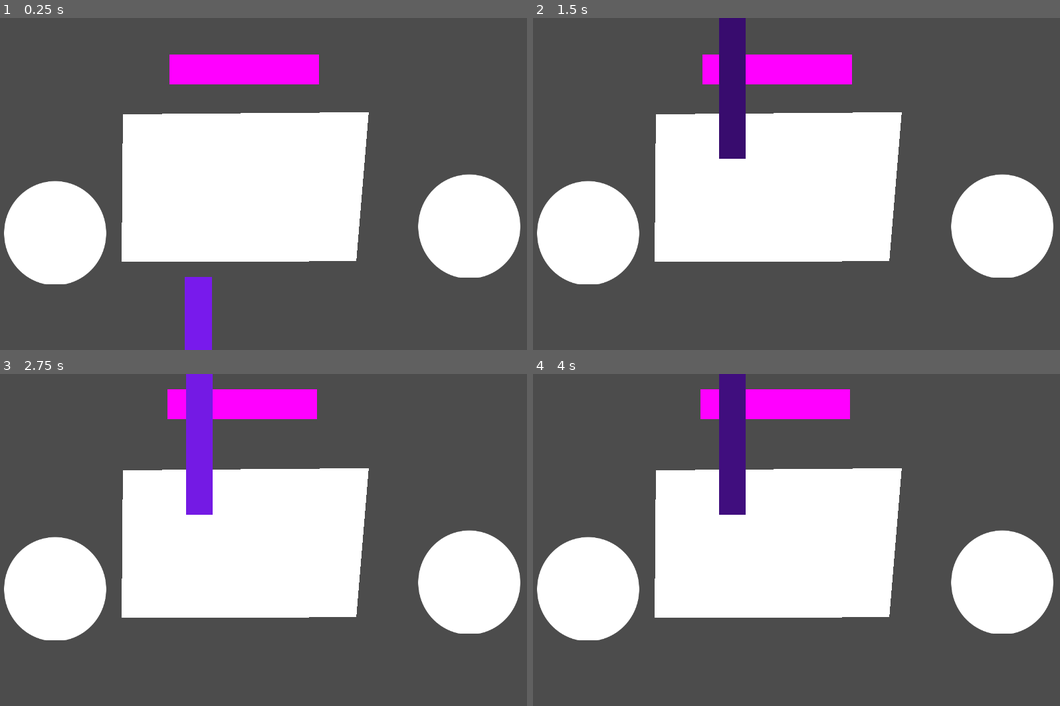
Above: before the commit, frames 1-4 (two rows, left to right).
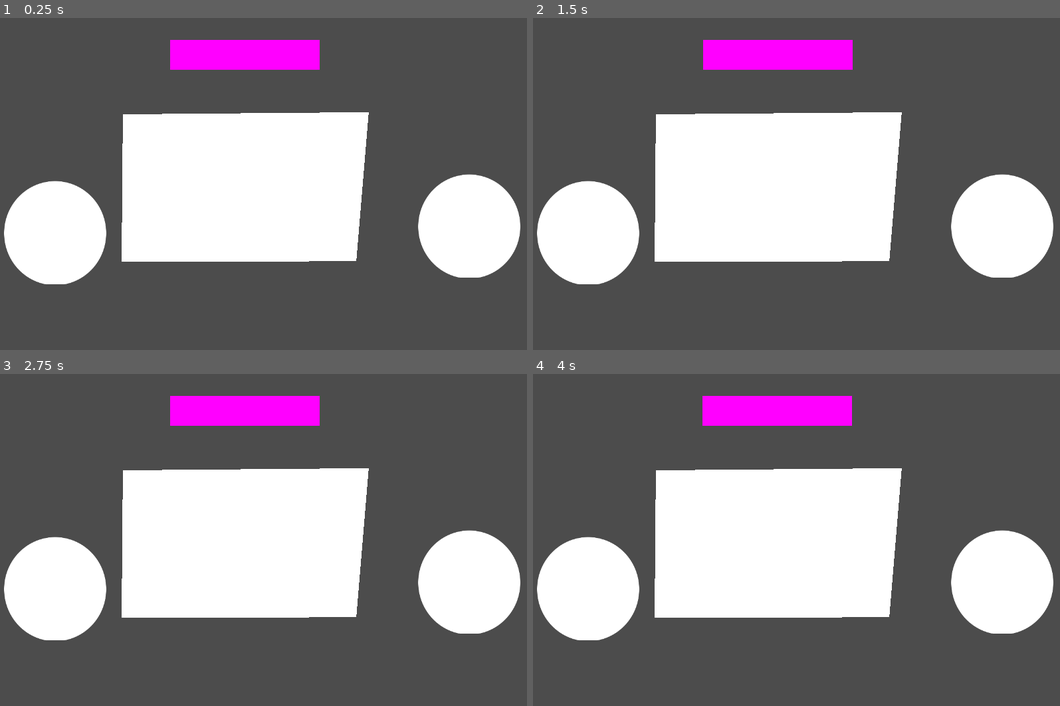
Above: after the commit, the same moments.

Repository: RaccoonHandsProductions/CanningSeason
Game: Godot game, scene res://PrepStation/PrepStation.tscn
The game is run twice, just before and just after one commit, with the same random seed, the same clock (stepped at 60 frames per second) and the same inputs. This scene is started directly instead of the project's main scene.
Inputs (mouse positions are in pixels of both pictures, inside the frame that each line leads up to):
- Up to frame 1 (0.25 s): no input
- Up to frame 2 (1.5 s): drag from (590, 233) to (1002, 227) at 0.52 s; drag from (1002, 227) to (590, 233) at 1.27 s
- Up to frame 3 (2.75 s): move the mouse to (242, 427) at 2.02 s; click (242, 427) at 2.17 s
- Up to frame 4 (4 s): drag from (717, 403) to (1002, 583) at 2.77 s; drag from (970, 543) to (822, 540) at 3.52 s

The runs differ from the first frame. In frame 1, 3.6% of the frame differs, in the area x 32-61%, y 6-100%; in frame 2, 4.2%, in the area x 32-61%, y 0-43%; in frame 3, 3.1%; in frame 4, 3.1%.

Commit message:
Knife floats in when Carrot on CuttingBoard

Diff:
--- a/project/PrepStation/CarrotPiece/CarrotPiece.tscn
+++ b/project/PrepStation/CarrotPiece/CarrotPiece.tscn
@@ -10,4 +10,5 @@
 
 [node name="CollisionShape2D" type="CollisionShape2D" parent="."]
 shape = SubResource( 1 )
+
 [connection signal="input_event" from="." to="." method="_on_FoodChunk_input_event"]
--- a/project/PrepStation/PrepStation.gd
+++ b/project/PrepStation/PrepStation.gd
@@ -14,7 +14,8 @@
 	AWAITING_CARROT_TOUCH,
 	DRAGGING_CARROT,
 	CARROT_FLOATING_HOME,
-	CHOPPING
+	AWAITING_KNIFE_CHOP,
+
 }
 
 var _state = _State.AWAITING_CARROT_TOUCH
@@ -22,29 +23,33 @@
 
 # Called when the node enters the scene tree for the first time.
 func _ready():
-	_animate_Knife_to_next_chop_point(knife_offscreen_animation_duration)
+	pass
+
 
 
 func _input(event):
 	match _state:
 		_State.DRAGGING_CARROT:
 				if event is InputEventMouseMotion:
-					var motion_event := event as InputEventMouseMotion
 					$Carrot.position += event.relative
 				elif event is InputEventMouseButton and not event.is_pressed():
 					var above_board := Geometry.is_point_in_polygon($Carrot.position, $NewCuttingBoard.polygon)
 					if above_board:
-						_set_state(_State.CHOPPING)
+						_animate_Knife_to_next_chop_point(knife_chop_transition_animation_duration)
+						_set_state(_State.AWAITING_KNIFE_CHOP)
 					else:
 						_set_state(_State.CARROT_FLOATING_HOME)
 						var tween := Tween.new()
 						add_child(tween)
+						# warning-ignore:return_value_discarded
 						tween.connect("tween_completed", self, "_set_state_to_awaiting_carrot_touch")
+						# warning-ignore:return_value_discarded
 						tween.interpolate_property(
 							$Carrot, "position",
 							$Carrot.position, $CarrotSpawnPoint.position,
 							carrot_float_animation_duration,
 						Tween.TRANS_QUAD, Tween.EASE_IN)
+						# warning-ignore:return_value_discarded
 						tween.start()
 
 
@@ -58,14 +63,14 @@
 	var tween := Tween.new()
 	var next_pos :Vector2= $Carrot.position + $Carrot.current_chop_point_pos
 	add_child(tween)
-# warning-ignore:return_value_discarded
+	# warning-ignore:return_value_discarded
 	tween.connect("tween_completed", self, "_on_Tween_tween_completed")
-# warning-ignore:return_value_discarded
+	# warning-ignore:return_value_discarded
 	tween.interpolate_property(
 		$Knife, "position",
 		$Knife.position, next_pos, duration,
 		Tween.TRANS_QUAD, Tween.EASE_IN)
-# warning-ignore:return_value_discarded
+	# warning-ignore:return_value_discarded
 	tween.start()
 
 
--- a/project/PrepStation/PrepStation.tscn
+++ b/project/PrepStation/PrepStation.tscn
@@ -24,16 +24,16 @@
 position = Vector2( 1142, 501 )
 
 [node name="Carrot" parent="." instance=ExtResource( 6 )]
-position = Vector2( 599, 124 )
+position = Vector2( 601, 88 )
 
 [node name="Knife" parent="." instance=ExtResource( 5 )]
-position = Vector2( 488, 928 )
+position = Vector2( 614, 1032 )
 
 [node name="KnifeOffScreenPos" type="Position2D" parent="."]
-position = Vector2( 659, 1051 )
+position = Vector2( 616, 1027 )
 
 [node name="CarrotSpawnPoint" type="Position2D" parent="."]
-position = Vector2( 595, 72 )
+position = Vector2( 600, 88 )
 
 [connection signal="touch_released" from="CuttingBoard" to="." method="_on_CuttingBoard_touch_released"]
 [connection signal="touched" from="Carrot" to="." method="_on_Carrot_touched"]
